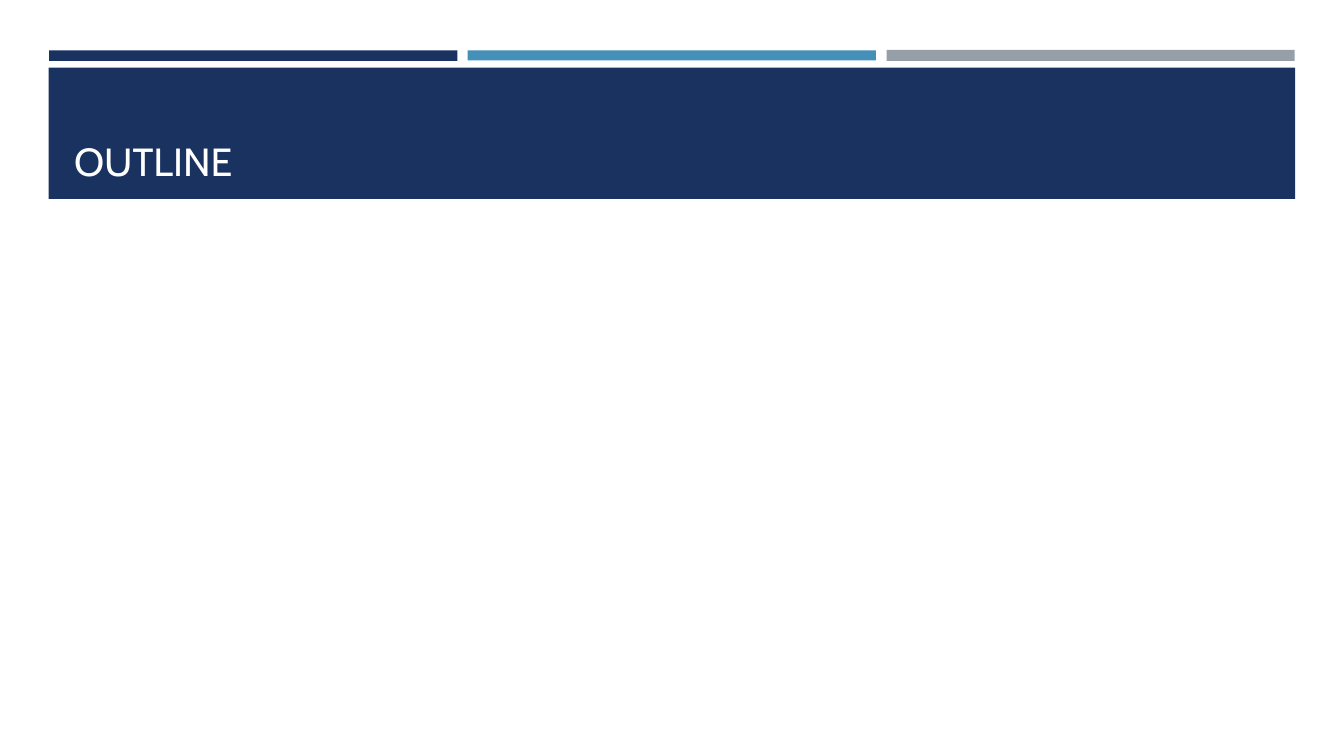
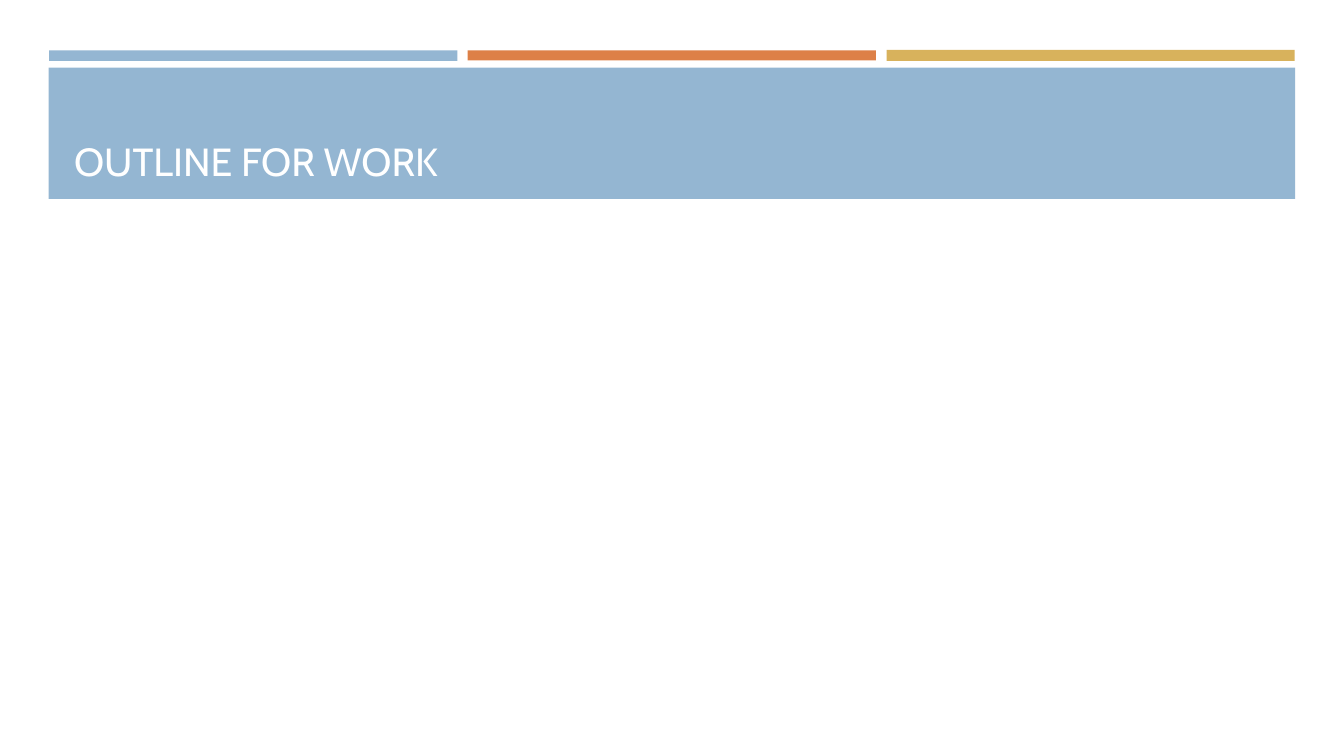
Before and after one commit to araea382/MT, a slide deck: slide 6 of Presentation/1-Proposal seminar.pptx (slide 5 before the commit). Drawn at 1344x756 pixels with LibreOffice and Linux fonts; fonts in the diff are those of the drawing. Boxes give left, top, right and bottom in pixels: in the first picture for what was removed or moved away, otherwise in the second. Text is boxed around its words. In the diff, an @@ line names an element or a change of style, - is before the commit and + after.

```diff
--- a/Presentation/1-Proposal seminar.pptx
+++ b/Presentation/1-Proposal seminar.pptx
@@ rectangle at [49,50,458,60]: fill #1A3260 to #94B6D2 @@
@@ rectangle at [468,50,876,60]: fill #4590B8 to #DD8047 @@
@@ rectangle at [886,50,1295,62]: fill #969FA7 to #D8B25C @@
@@ rectangle at [48,68,1296,199]: fill #1A3260 to #94B6D2 @@
@@ title at [74,148,438,177]: text changed @@
-OUTLINE
+OUTLINE FOR WORK
```
Also in this commit, not shown: 4 other slides changed, 2 slides added, 1 slide removed, 6 other files.
